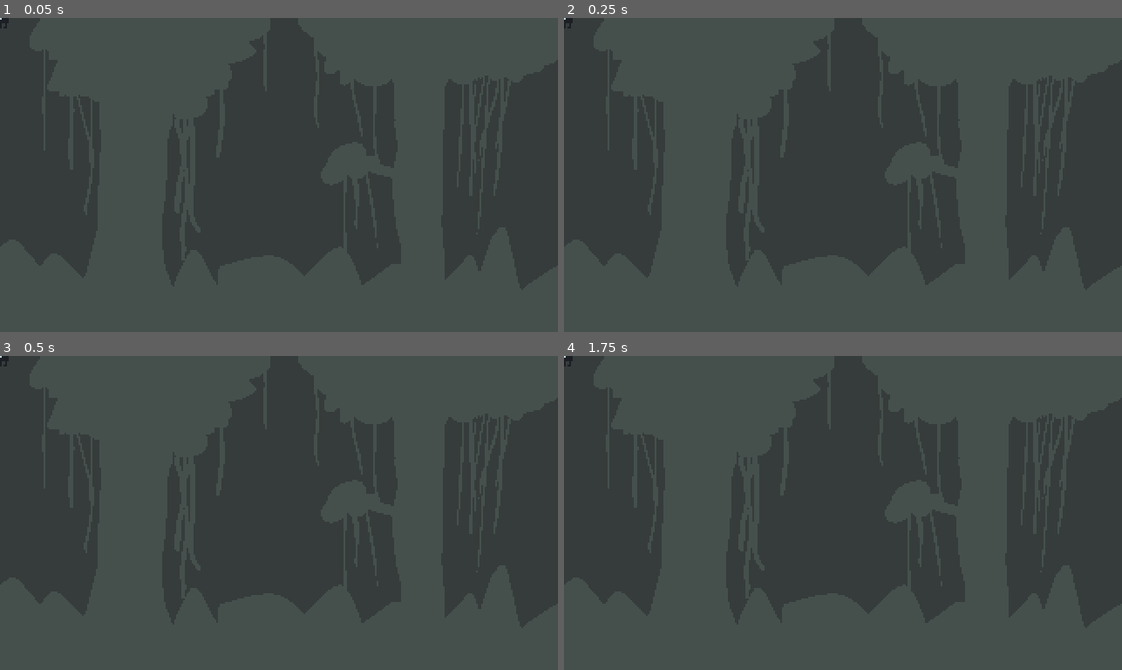
Above: before the commit, frames 1-4 (two rows, left to right).
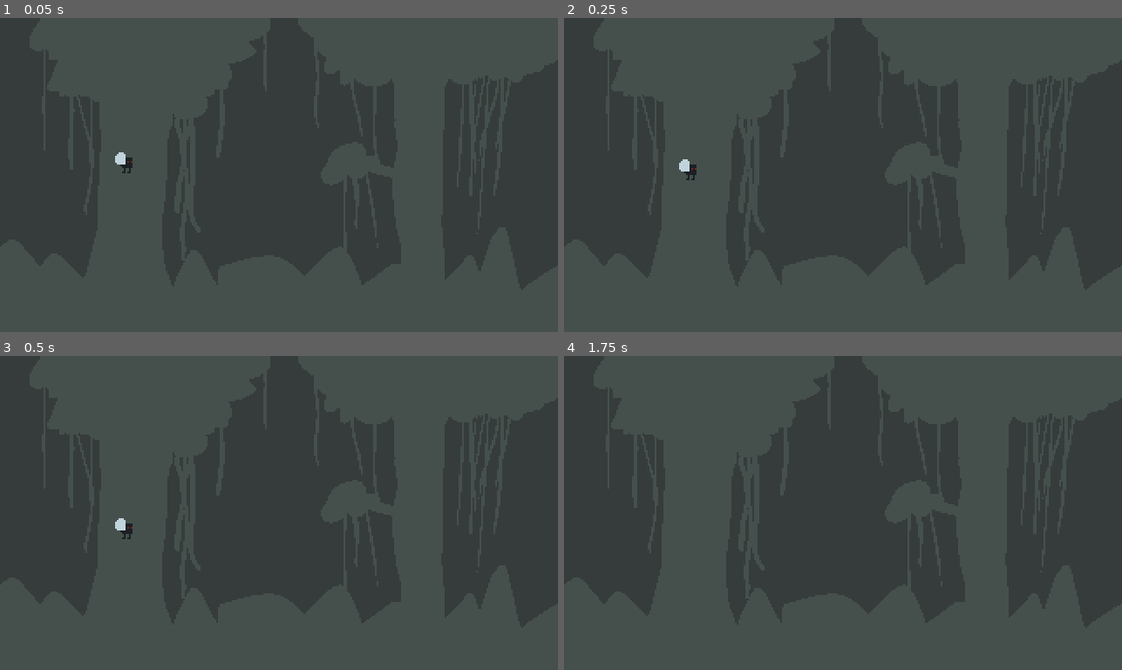
Above: after the commit, the same moments.

Repository: adrianwhatfield/flappy-fly
Game: Godot game, scene res://scenes/game.tscn
The game is run twice, just before and just after one commit, with the same random seed, the same clock (stepped at 60 frames per second) and the same inputs.
Inputs:
- Up to frame 1 (0.05 s): no input
- Up to frame 2 (0.25 s): no input
- Up to frame 3 (0.5 s): no input
- Up to frame 4 (1.75 s): no input

The runs differ from the first frame. In frame 1, 0.2% of the frame differs, in the area x 0-24%, y 0-50%; in frame 2, 0.2%; in frame 3, 0.2%; in frame 4, less than 0.1%.

Commit message:
Make player fall

Diff:
--- /dev/null
+++ b/flappy-fly/scenes/Player.gd
@@ -0,0 +1,25 @@
+extends KinematicBody2D
+
+
+const UP = Vector2(0,-1)
+const JUMP = 100
+const GRAVITY = 2
+const MAXFALLSPEED = 200
+
+var motion = Vector2()
+
+
+# Called when the node enters the scene tree for the first time.
+func _ready():
+	pass # Replace with function body.
+
+
+# Called every frame. 'delta' is the elapsed time since the previous frame.
+func _physics_process(delta):
+
+	motion.y += GRAVITY + delta
+
+	if motion.y > MAXFALLSPEED:
+		motion.y = MAXFALLSPEED
+
+	motion = move_and_slide(motion, Vector2.UP)
--- a/flappy-fly/scenes/Player.tscn
+++ b/flappy-fly/scenes/Player.tscn
@@ -1,11 +1,13 @@
-[gd_scene load_steps=3 format=2]
+[gd_scene load_steps=4 format=2]
 
 [ext_resource path="res://assets/art/fly_spritesheet.png" type="Texture" id=1]
+[ext_resource path="res://scenes/Player.gd" type="Script" id=2]
 
 [sub_resource type="CircleShape2D" id=1]
 radius = 5.0
 
 [node name="Player" type="KinematicBody2D"]
+script = ExtResource( 2 )
 
 [node name="CollisionShape2D" type="CollisionShape2D" parent="."]
 position = Vector2( 1, 0 )
--- a/flappy-fly/scenes/game.tscn
+++ b/flappy-fly/scenes/game.tscn
@@ -14,3 +14,4 @@
 }
 
 [node name="Player" parent="." instance=ExtResource( 2 )]
+position = Vector2( 71, 83 )
